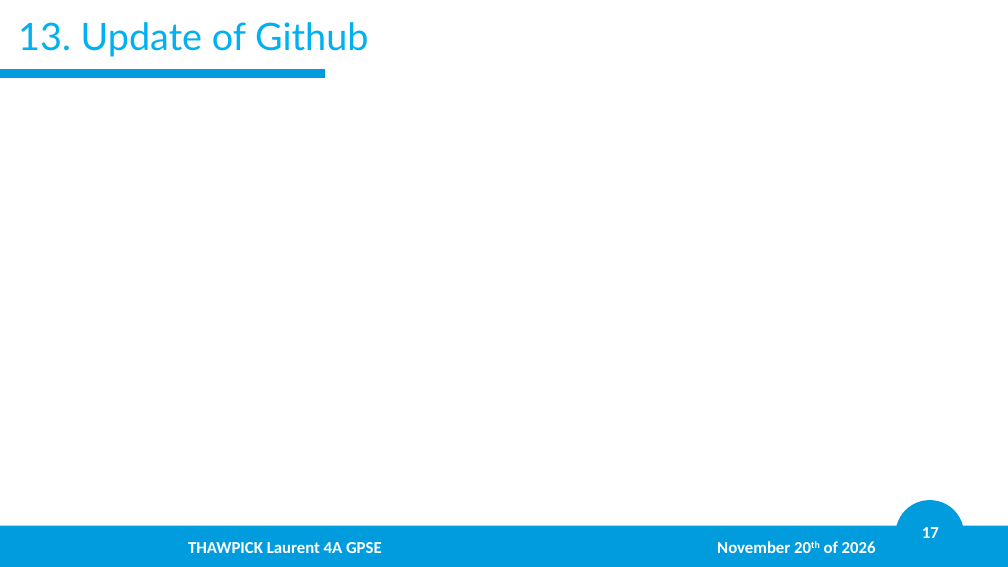
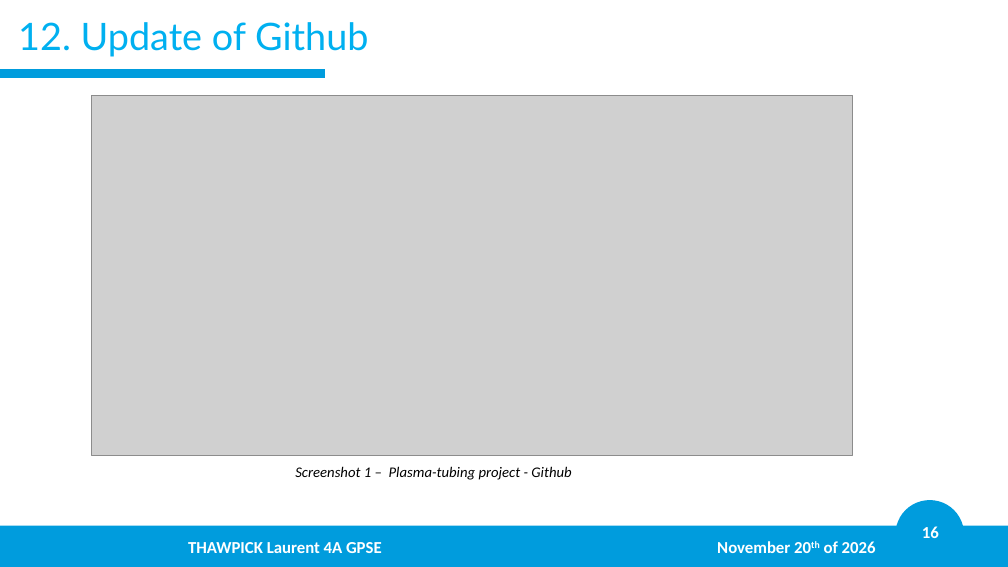
Before and after one commit to LaurentThaw/plasma-tubing, a slide deck: slide 16 of PDR for 20.11.26/PDR.pptx (slide 17 before the commit). Drawn at 1008x567 pixels with LibreOffice and Linux fonts; fonts in the diff are those of the drawing; grey boxes stand for pictures; background and template pictures are left out. Boxes give left, top, right and bottom in pixels: in the first picture for what was removed or moved away, otherwise in the second. Text is boxed around its words. In the diff, an @@ line names an element or a change of style, - is before the commit and + after.

```diff
--- a/PDR for 20.11.26/PDR.pptx
+++ b/PDR for 20.11.26/PDR.pptx
@@ title at (x1=18, y1=22, x2=368, y2=57): text changed @@
-13. Update of Github
+12. Update of Github
@@ picture added at (x1=91, y1=95, x2=853, y2=455) @@
@@ text added at (x1=295, y1=466, x2=571, y2=480), 14 pt, text #000000, italic @@
+Screenshot 1 – Plasma-tubing project - Github
@@ page number at (x1=922, y1=526, x2=939, y2=538): text changed @@
-17
+16
```
Also in this commit, not shown: 11 other slides changed.
